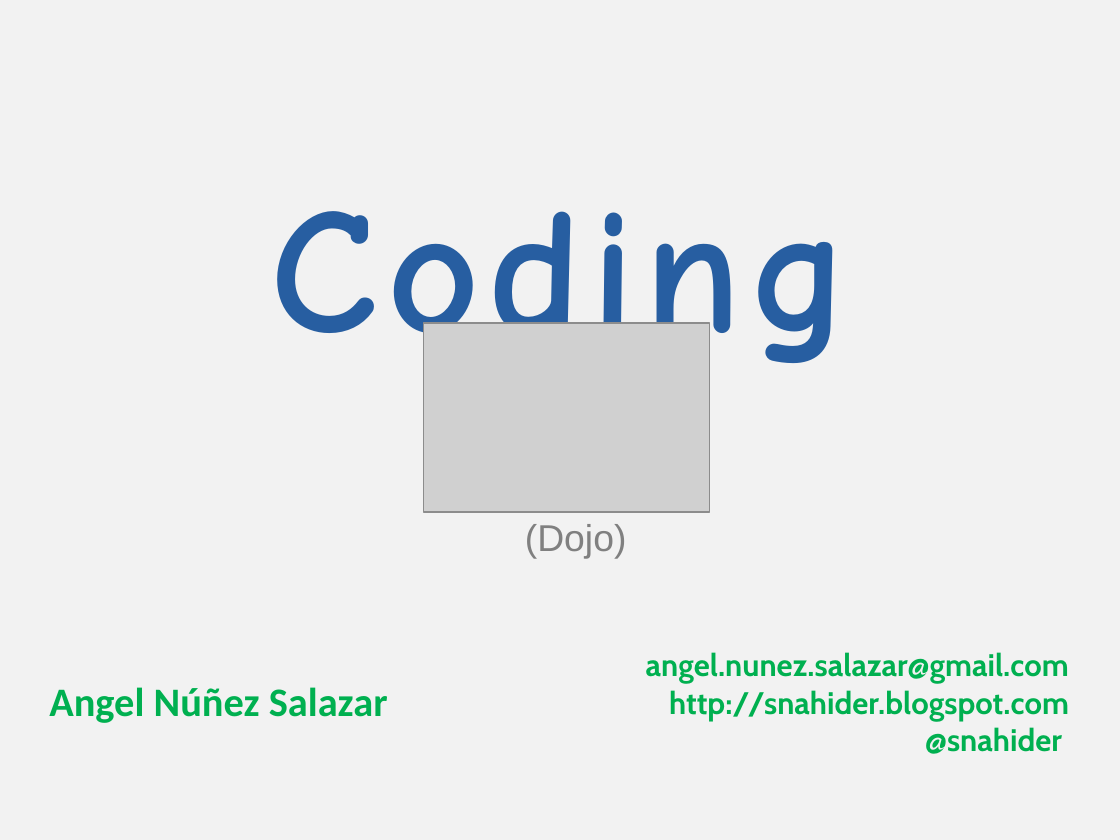
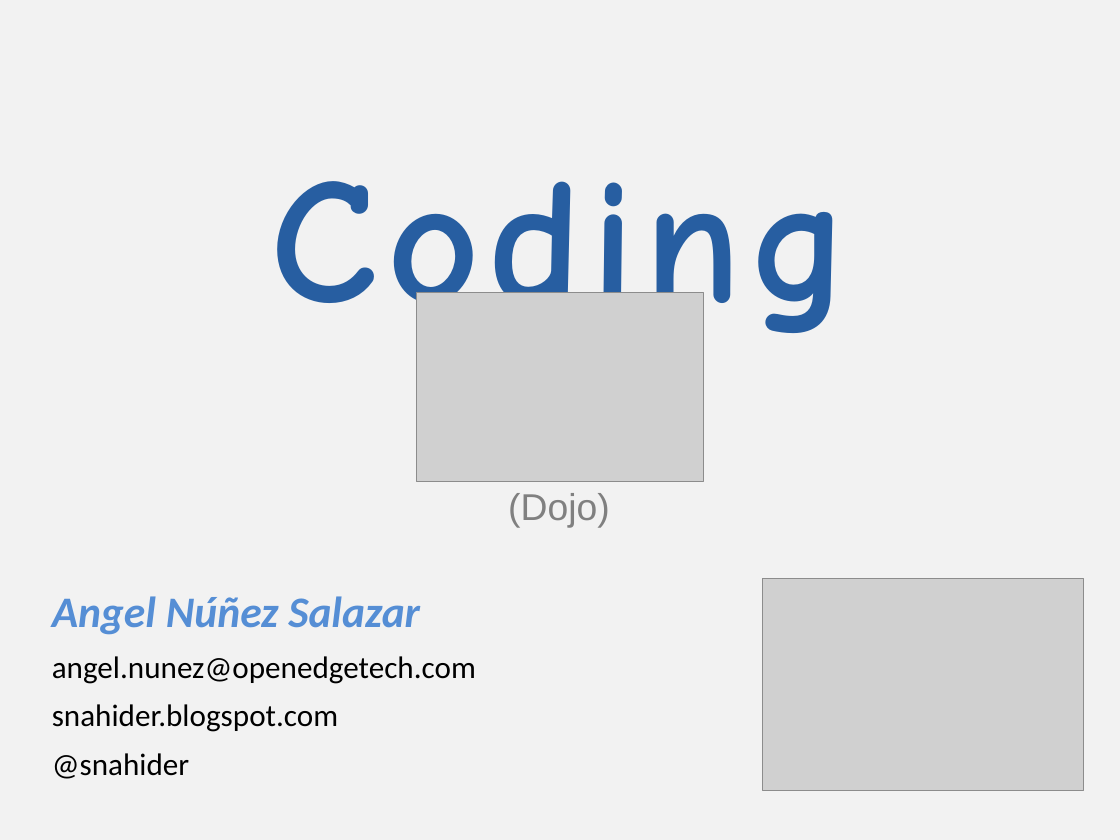
Before and after one commit to angelnunezsalazar/Coding-Dojo, a slide deck: slide 1 of Randori/Coding Dojo.pptx. Drawn at 1120x840 pixels with LibreOffice and Linux fonts; fonts in the diff are those of the drawing; grey boxes stand for pictures. Boxes give left, top, right and bottom in pixels: in the first picture for what was removed or moved away, otherwise in the second. Text is boxed around its words. In the diff, an @@ line names an element or a change of style, - is before the commit and + after.

```diff
--- a/Randori/Coding Dojo.pptx
+++ b/Randori/Coding Dojo.pptx
@@ title "Coding" moved from (x1=271, y1=211, x2=849, y2=388) to (x1=271, y1=181, x2=849, y2=358) @@
@@ picture moved from (x1=423, y1=323, x2=710, y2=512) to (x1=417, y1=293, x2=703, y2=483) @@
@@ text "(Dojo)" moved from (x1=525, y1=524, x2=627, y2=558) to (x1=508, y1=493, x2=610, y2=528) @@
@@ text "Angel Núñez Salazar" moved from (x1=646, y1=652, x2=1069, y2=754) to (x1=52, y1=596, x2=476, y2=779) @@
@@ text "Angel Núñez Salazar" at (x1=52, y1=596, x2=476, y2=779): vertical alignment middle to top @@
@@ text at (x1=52, y1=596, x2=476, y2=732): text changed; font Cabin to Calibri; text colour #00B050 to #000000; bold off @@
-angel.nunez.salazar@gmail.com
-http://snahider.blogspot.com
+Angel Núñez Salazar
+angel.nunez@openedgetech.com
+snahider.blogspot.com
@@ picture added at (x1=763, y1=579, x2=1083, y2=791) @@
@@ text removed at (x1=49, y1=687, x2=388, y2=723) @@
-Angel Núñez Salazar
@@ text at (x1=52, y1=753, x2=189, y2=779): font Cabin to Calibri, text colour #00B050 to #000000, bold off in "@snahider"; alignment right to left; indent changed; more space between paragraphs @@
```
Also in this commit, not shown: 3 other slides changed, 5 slides added, 4 slides removed.
